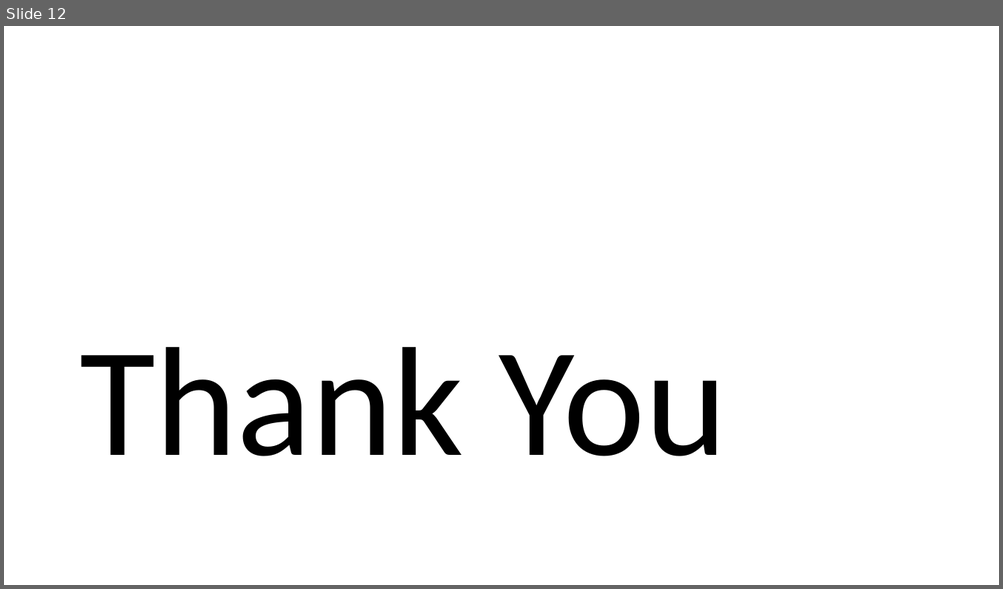
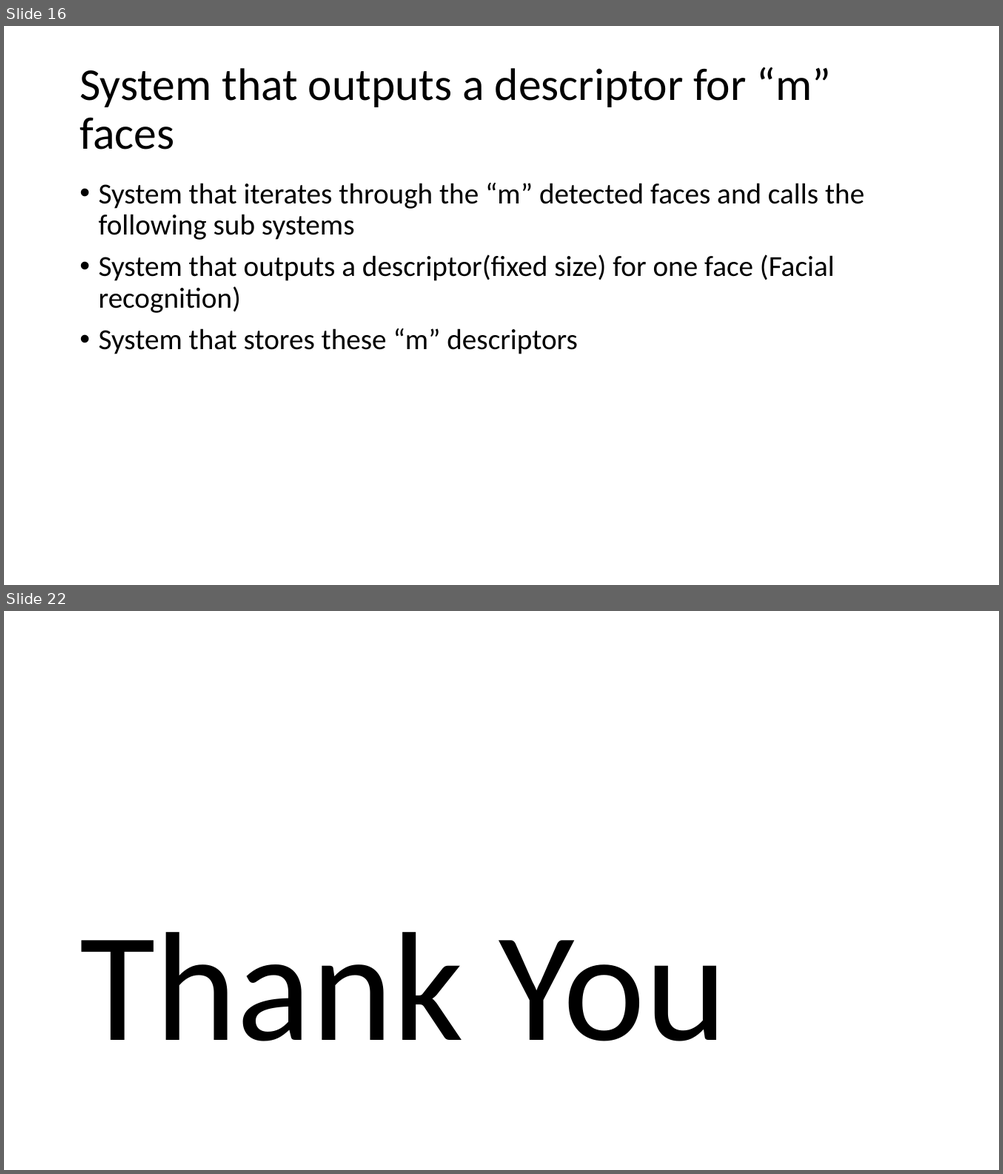
Before and after one commit to Chandru-crypted/Attendance_system_using_facial_recognition, a slide deck: DOCS/PPT's/Problem statement.pptx. Shown one above the other, each under a label of ours: slide 12 before the commit, slides 16 and 22 after it; the slides between them are not shown. The pictures are 1003x589 and 1003x1174 pixels, drawn with LibreOffice and Linux fonts; fonts in the diff are those of the drawing. Boxes give left, top, right and bottom in pixels: in the first picture for what was removed or moved away, otherwise in the second. Text is boxed around its words. In the diff, an @@ line names an element or a change of style, - is before the commit and + after.

```diff
--- a/DOCS/PPT's/Problem statement.pptx
+++ b/DOCS/PPT's/Problem statement.pptx
@@ slide 16 added at [4,26,999,585], background #FFFFFF @@
@@ title added at [79,67,831,150], 44 pt, text #000000 @@
+System that outputs a descriptor for “m” faces
@@ text added at [99,183,864,355], 28 pt, text #000000 @@
+• System that iterates through the “m” detected faces and calls the following sub systems
+• System that outputs a descriptor(fixed size) for one face (Facial recognition)
+• System that stores these “m” descriptors
@@ what was slide 12 is now slide 22 @@
```
Also in this commit, not shown: 9 other slides added.
